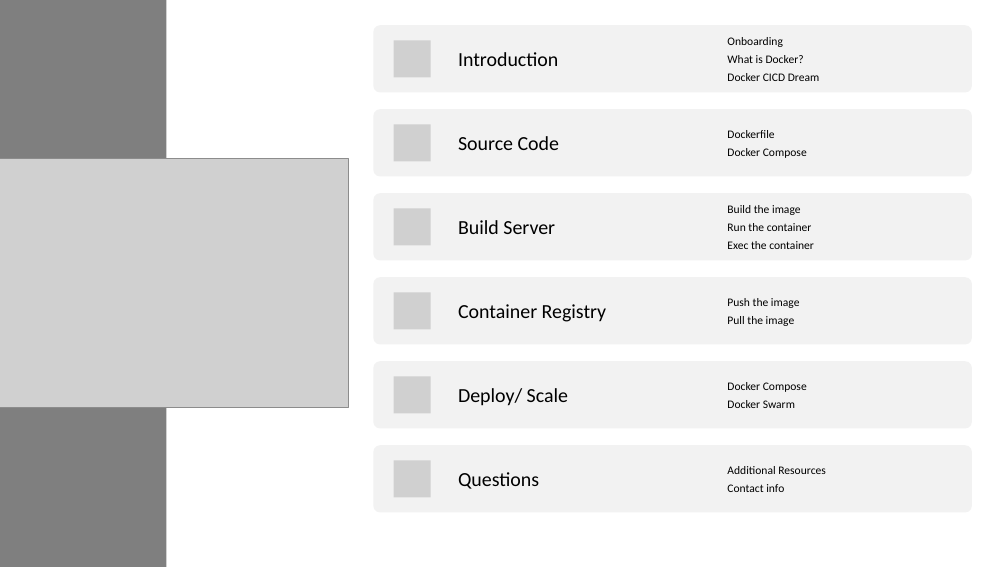
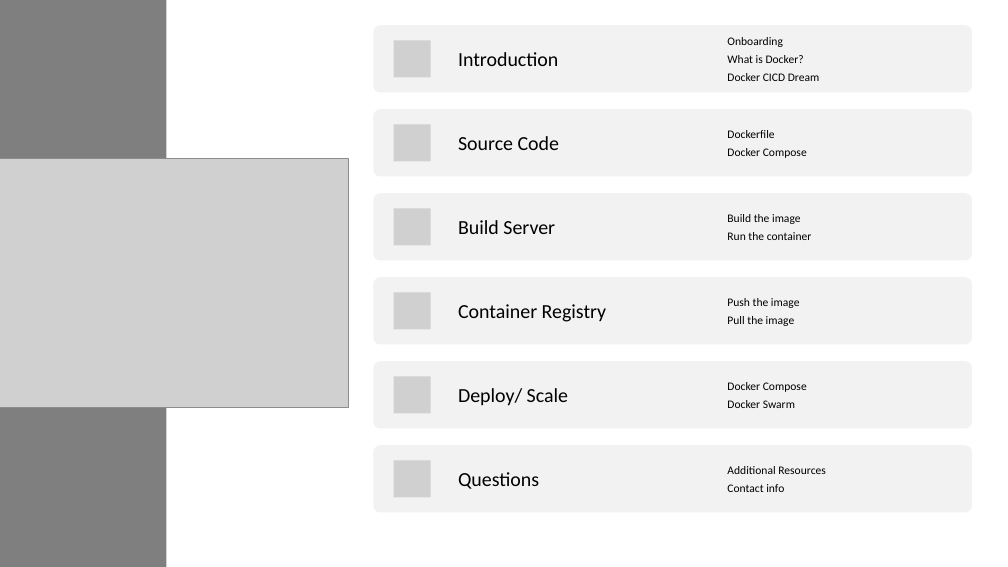
Before and after one commit to dvdmrk/DockerPresentation, a slide deck: slide 4 of Slides/DockerPresentation.pptx (slide 3 before the commit). Drawn at 1008x567 pixels with LibreOffice and Linux fonts; fonts in the diff are those of the drawing; grey boxes stand for pictures. Boxes give left, top, right and bottom in pixels: in the first picture for what was removed or moved away, otherwise in the second. Text is boxed around its words. In the diff, an @@ line names an element or a change of style, - is before the commit and + after.

```diff
--- a/Slides/DockerPresentation.pptx
+++ b/Slides/DockerPresentation.pptx
@@ text at [727, 241, 814, 249]: paragraph removed @@
-Exec the container
```
Also in this commit, not shown: 7 other slides changed, 7 slides added, 4 slides removed, 59 other files.
